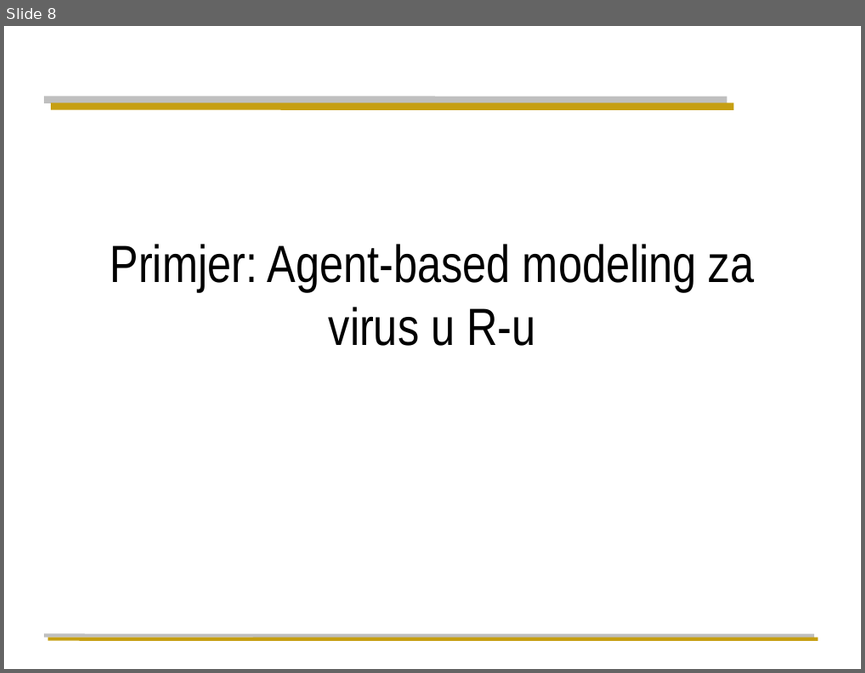
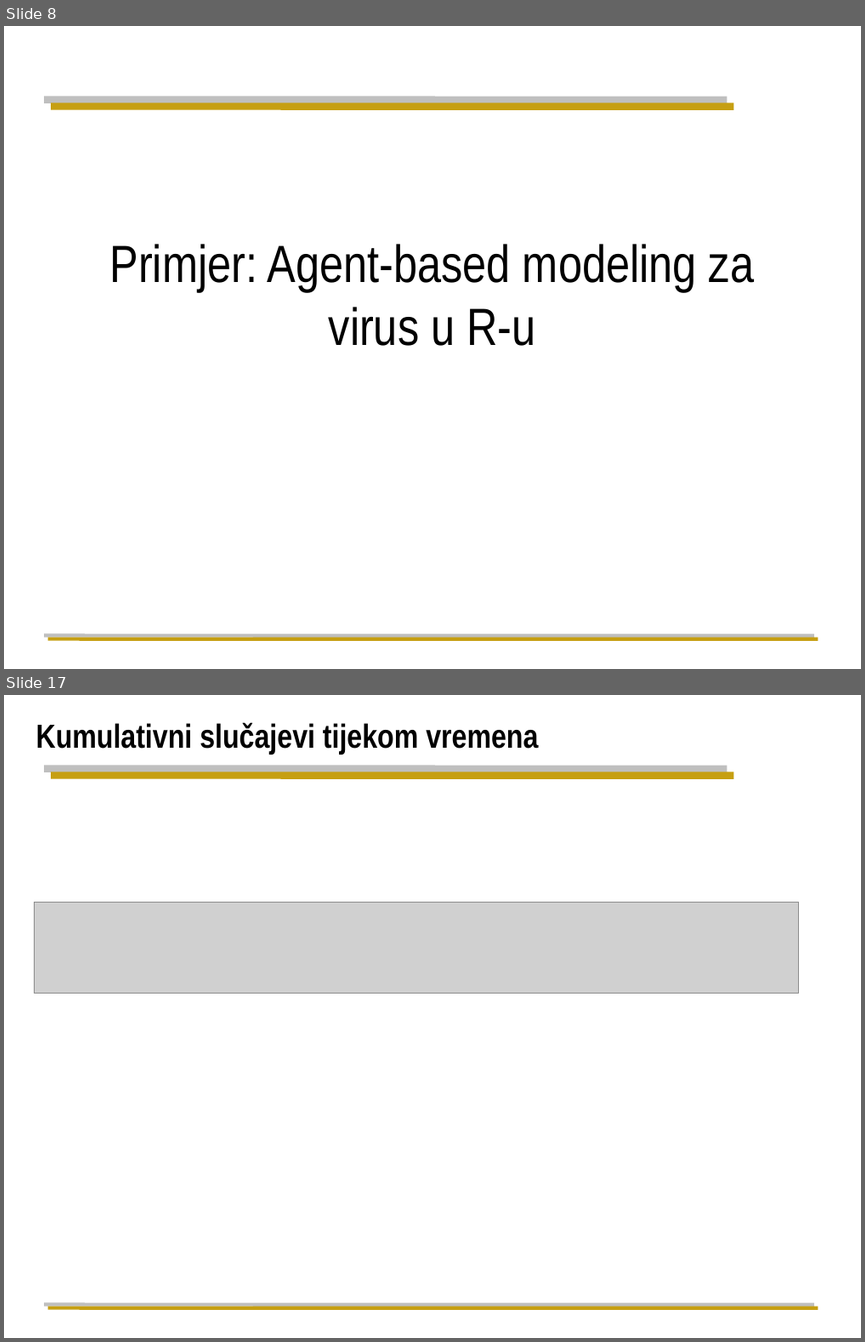
Before and after one commit to jtlicardo/abm, a slide deck: agent-based-modeling.pptx. Shown one above the other, each under a label of ours: slide 8 before the commit, slides 8 and 17 after it; the slides between them are not shown. The pictures are 865x673 and 865x1342 pixels, drawn with LibreOffice and Linux fonts; fonts in the diff are those of the drawing; grey boxes stand for pictures; background and template pictures are left out. Boxes give left, top, right and bottom in pixels: in the first picture for what was removed or moved away, otherwise in the second. Text is boxed around its words. In the diff, an @@ line names an element or a change of style, - is before the commit and + after.

```diff
--- a/agent-based-modeling.pptx
+++ b/agent-based-modeling.pptx
@@ slide 17 added at (x1=4, y1=695, x2=861, y2=1338), background #FFFFFF; not listed: 4 template elements that a slide beside it also shows @@
@@ title added at (x1=36, y1=722, x2=538, y2=754), 28 pt, text #000000, bold @@
+Kumulativni slučajevi tijekom vremena
@@ picture added at (x1=34, y1=902, x2=797, y2=993) @@
```
Also in this commit, not shown: 1 slide changed, 11 other slides added, 1 slide removed.
